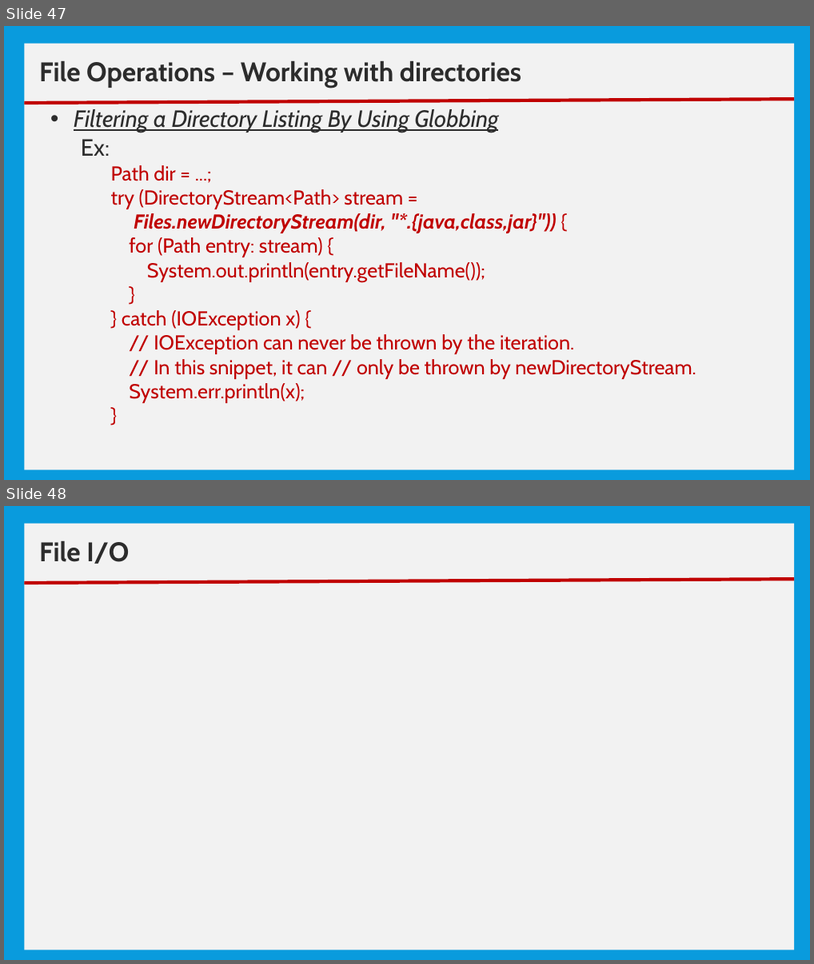
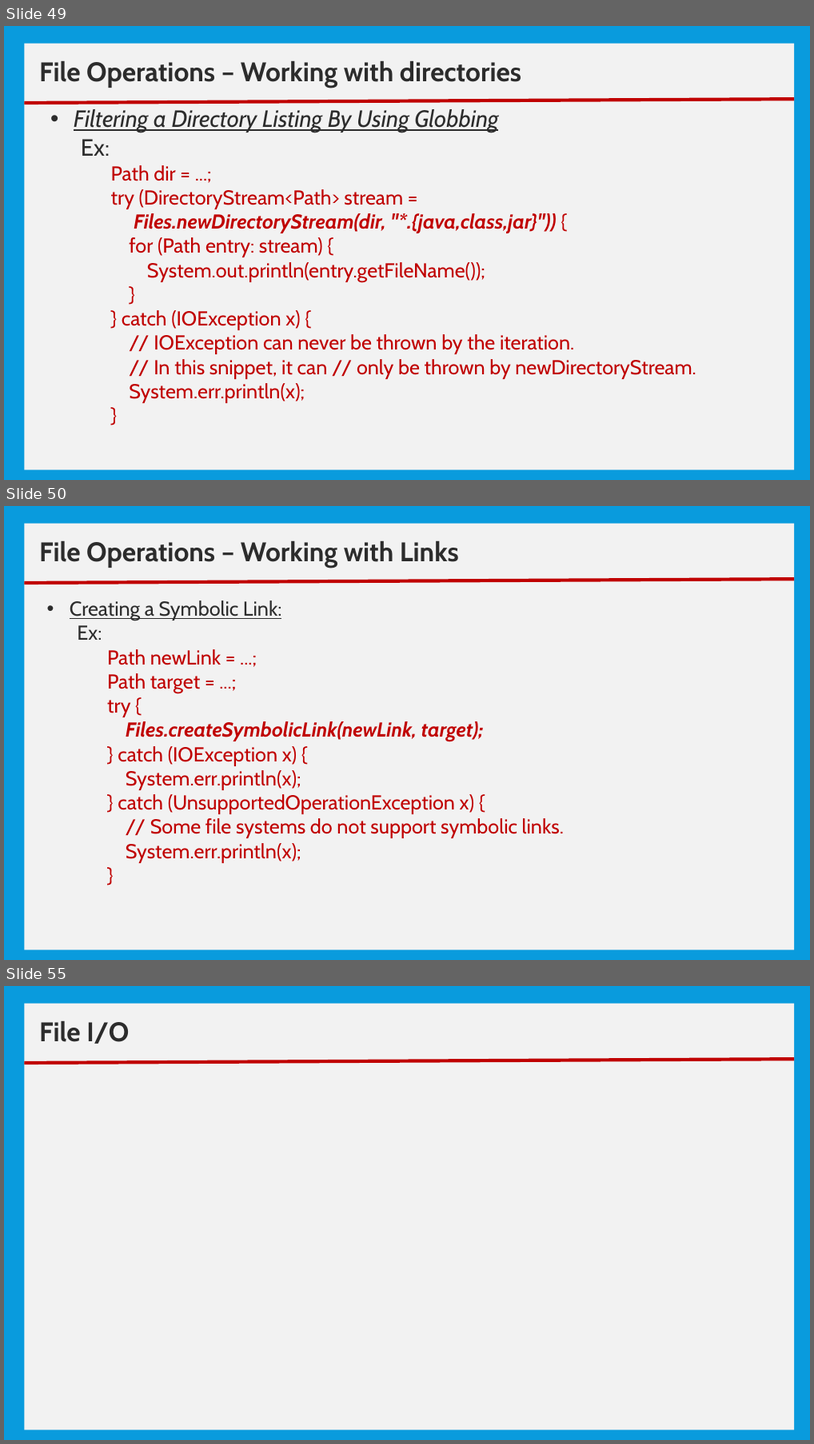
Before and after one commit to nmsgit1234/TechnicalDocs, a slide deck: training/core_java/10_Basic IO.pptx. Shown one above the other, each under a label of ours: slides 47 and 48 before the commit, slides 49, 50 and 55 after it; the slides between them are not shown. The pictures are 814x964 and 814x1444 pixels, drawn with LibreOffice and Linux fonts; fonts in the diff are those of the drawing. Boxes give left, top, right and bottom in pixels: in the first picture for what was removed or moved away, otherwise in the second. Text is boxed around its words. In the diff, an @@ line names an element or a change of style, - is before the commit and + after.

```diff
--- a/training/core_java/10_Basic IO.pptx
+++ b/training/core_java/10_Basic IO.pptx
@@ slide 50 added at (4,506,810,960), background #099BDD @@
@@ rectangle added at (25,524,794,950), fill #F2F2F2 @@
@@ text added at (39,541,459,568), 32 pt, text #2C2C2C, bold @@
+File Operations – Working with Links
@@ line added from (25, 583) to (794, 579), #C00000 4 pt @@
@@ text added at (70,600,564,863), 24 pt, text #C00000 @@
+• Creating a Symbolic Link:
+Ex:
+    Path newLink = ...;
+    Path target = ...;
+    try {
+    Files.createSymbolicLink(newLink, target);
+    } catch (IOException x) {
+    System.err.println(x);
+    } catch (UnsupportedOperationException x) {
+    // Some file systems do not support symbolic links.
+    System.err.println(x);
+    }
@@ what was slide 47 is now slide 49 @@
@@ what was slide 48 is now slide 55 @@
```
Also in this commit, not shown: 1 slide changed, 4 other slides added, 7 other files.
